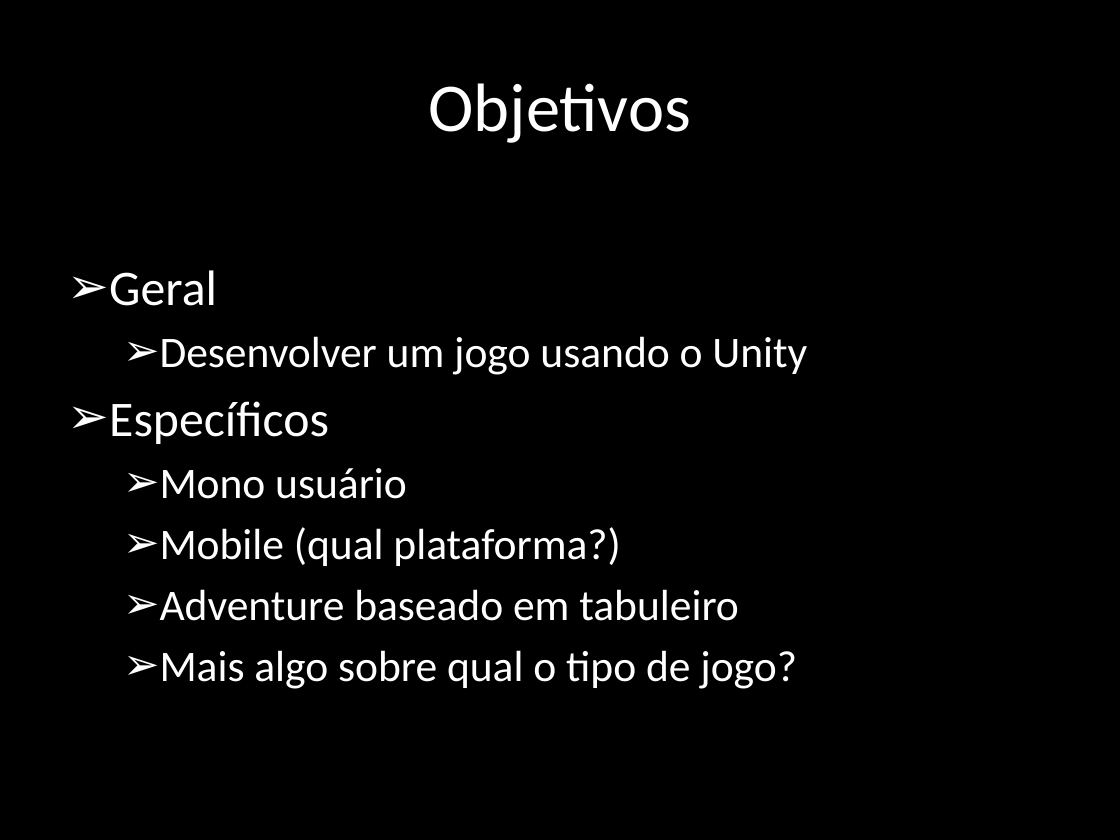
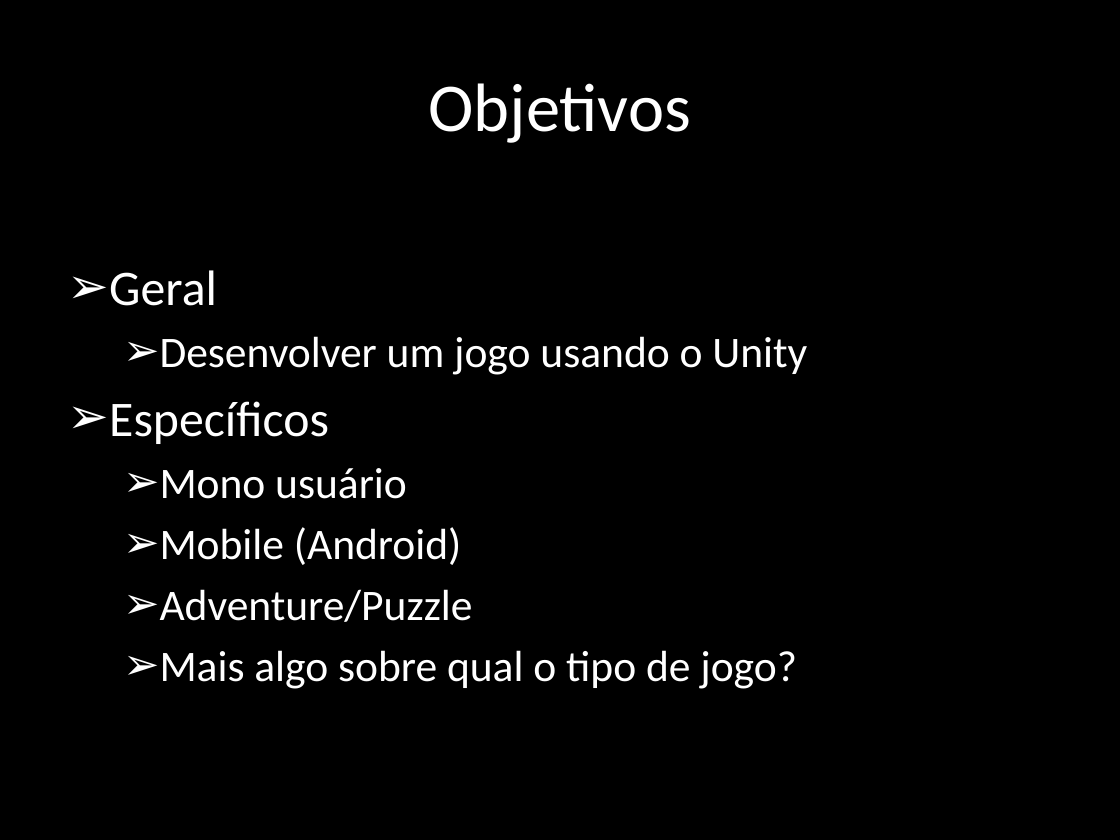
Before and after one commit to rafaelmoura0402/rafaelTCC, a slide deck: slide 6 of pre-projeto/apresentacao.pptx. Drawn at 1120x840 pixels with LibreOffice and Linux fonts; fonts in the diff are those of the drawing. Boxes give left, top, right and bottom in pixels: in the first picture for what was removed or moved away, otherwise in the second. Text is boxed around its words. In the diff, an @@ line names an element or a change of style, - is before the commit and + after.

```diff
--- a/pre-projeto/apresentacao.pptx
+++ b/pre-projeto/apresentacao.pptx
@@ text at <box>160,527,473,622</box>: text changed @@
-  ➢ Mobile (qual plataforma?)
-  ➢ Adventure baseado em tabuleiro
+  ➢ Mobile (Android)
+  ➢ Adventure/Puzzle
```
Also in this commit, not shown: 2 other slides changed, 5 slides added, 1 slide removed, 1 other file.
